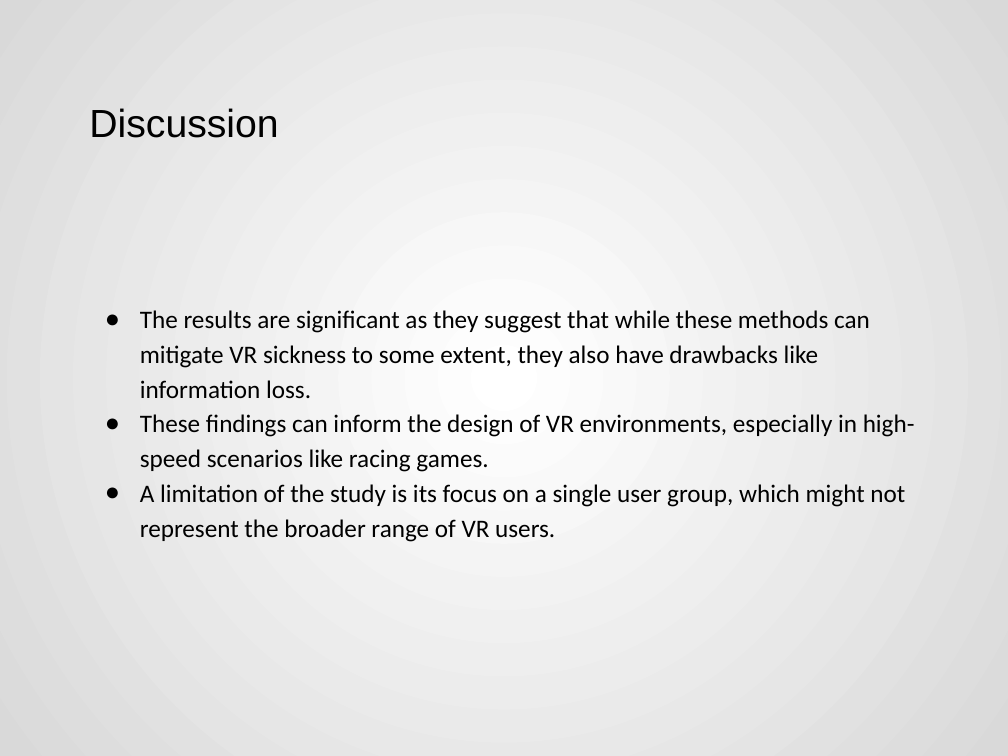
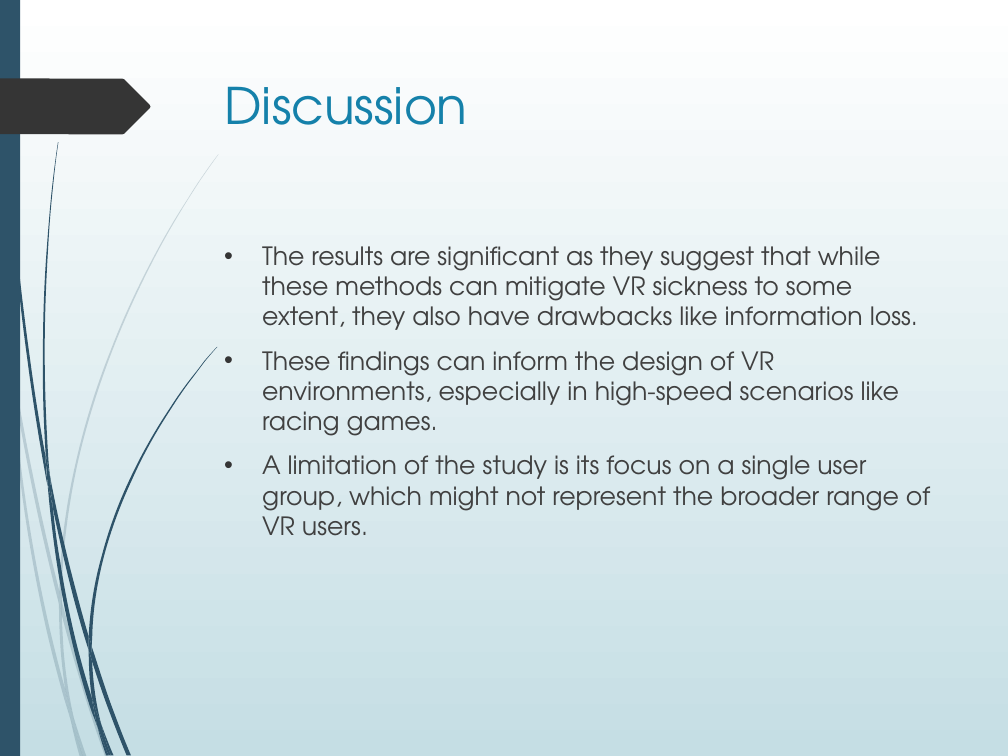
Before and after one commit to Akash3121/3D, a slide deck: slide 17 of Paper-Presentation/Akash - VR_Sickness_Mitigation_Methods_Presentation.pptx (slide 18 before the commit). Drawn at 1008x756 pixels with LibreOffice and Linux fonts; fonts in the diff are those of the drawing. Boxes give left, top, right and bottom in pixels: in the first picture for what was removed or moved away, otherwise in the second. Text is boxed around its words. In the diff, an @@ line names an element or a change of style, - is before the commit and + after.

```diff
--- a/Paper-Presentation/Akash - VR_Sickness_Mitigation_Methods_Presentation.pptx
+++ b/Paper-Presentation/Akash - VR_Sickness_Mitigation_Methods_Presentation.pptx
@@ background gradient #FFFFFF to #D9D9D9 to gradient #FFFFFF to #C5DEE5 @@
@@ rectangle added at box(0, 0, 20, 756), fill #2E5369 @@
@@ freeform shape added at box(0, 79, 150, 135), fill #353535 @@
@@ title "Discussion": place and size @@
-title "Discussion" at box(89, 108, 278, 138)
+title "Discussion" at box(224, 86, 467, 125)
@@ title "Discussion" at box(224, 86, 467, 125): size 28 to 36 pt, font Arial to TeX Gyre Adventor, text colour #000000 to #1581AA; vertical alignment middle to top @@
@@ text "The results are significant as ...": place and size @@
-text "The results are significant as ..." at box(140, 310, 915, 542)
+text "The results are significant as ..." at box(262, 246, 930, 536)
@@ text "The results are significant as ..." at box(262, 246, 930, 536): font Calibri to TeX Gyre Adventor, text colour #000000 to #404040; bullet ● to •; line spacing 1.15 to 1; more space between paragraphs; bullet colour #000000 to #353535; vertical alignment middle to top @@
@@ group added at box(0, 154, 219, 756): 10 freeform shapes @@
@@ group added at box(2, 0, 218, 756): 12 freeform shapes @@
```
Also in this commit, not shown: 18 other slides changed, 1 slide removed.
